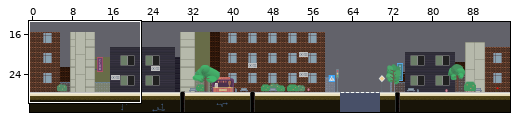
Two states of a Tiled map (JSON), assets/tilemaps/level_1.json. The picture above shows the old version from afar; the outline marks the close-up.
Close-up. Old version:
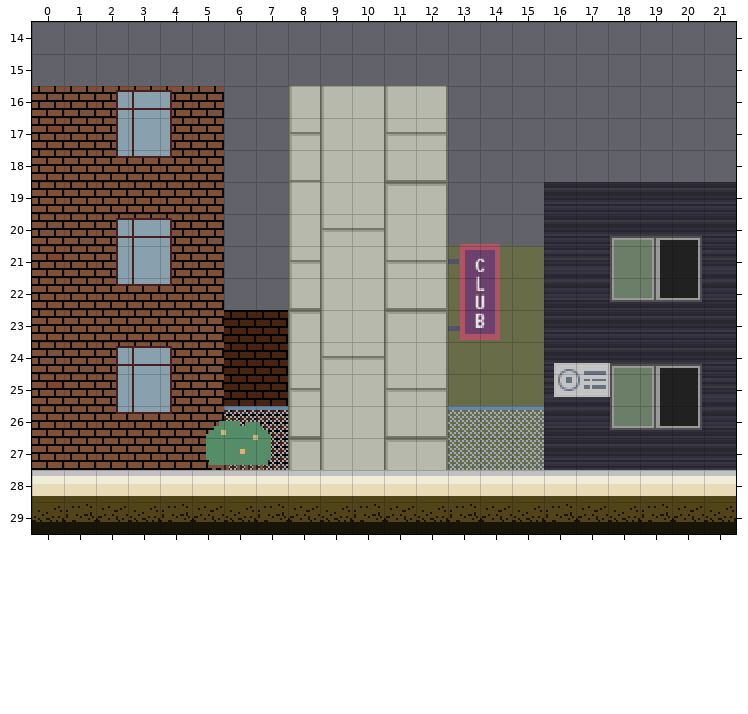
Cells are 16x16 px. Shown: x 0..21, y 14..29. The commit also changed other parts of the map, which this record leaves out.
After:
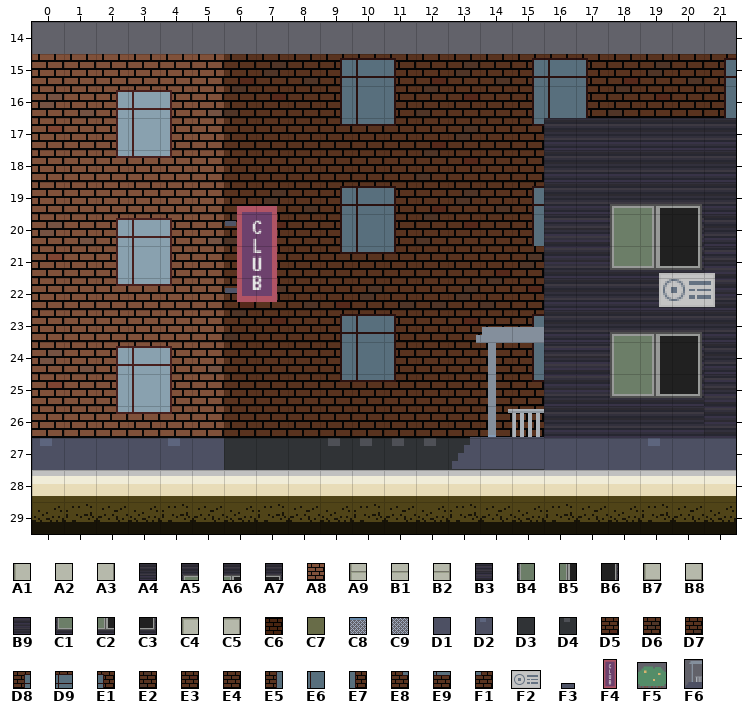
Key: from "bg": A1 7, A2 8, A3 9, A4 11, A5 13, A6 14, A7 15, A8 18, A9 23, B1 24, B2 25, B3 27, B4 29, B5 30, B6 31, B7 39, B8 41, B9 43, C1 45, C2 46, C3 47, C4 55, C5 57, C6 80, C7 82, C8 87, C9 103, D1 112, D2 114, D3 144, D4 146, D5 192, D6 193, D7 194, D8 195, D9 196, E1 197, E2 208, E3 209, E4 210, E5 211, E6 212, E7 213, E8 227, E9 228, F1 229; from "city_objects": F2 0 "air_conditioning", F3 2 "bilboard_hand", F4 7 "billboard_5", F5 8 "bush_1", F6 11 "entrance_2".
__ is an empty cell, ## one hidden under a higher layer.
Objects are placed by their top-left corner, in cells (3,4 is the top-left corner of cell 3,4); size is 1x1 cell unless given.
Tiles replaced or removed in this view: A1, A2, A3, A4, A9, B1, B2, B3, B7, B8, B9, C4, C5, C6, C7, C8, C9.
Edits made:
Changed rows in their new state; .. is an unchanged cell.
Layer "Background2":
first column x 0:
15 A8 A8 A8 A8 A8 A8 D5 D6 D7 D8 D9 E1 D5 D6 D7 D8 D9 E1 D5 D6 D7 D8
16 .. .. .. .. .. .. E2 E3 E4 E5 E6 E7 E2 E3 E4 E5 E6 E7 E2 E3 E4 E5
17 .. .. .. .. .. .. E4 E4 E4 E8 E9 F1 D5 D6 E4 E8 .. .. .. .. .. ..
18 .. .. .. .. .. .. E4 E4 E4 E4 E4 E4 E2 E3 E4 E4 .. .. .. .. .. ..
19 .. .. .. .. .. .. D5 D6 D7 D8 D9 E1 D5 D6 D7 D8 .. .. .. .. .. ..
20 .. .. .. .. .. .. E2 E3 E4 E5 E6 E7 E2 E3 E4 E5 ## ## .. .. .. ..
21 .. .. .. .. .. .. E4 E4 E4 E8 E9 F1 E4 E4 D5 D6 ## ## .. .. .. ..
22 .. .. .. .. .. .. D5 D6 D7 D5 D6 D7 D7 D6 E2 E3 ## ## .. .. .. ..
23 .. .. .. .. .. .. E2 E3 E4 D8 D9 E1 E4 E3 D7 D8 .. .. .. .. .. ..
24 .. .. .. .. .. .. E4 E4 E4 E5 E6 E7 E4 E4 E4 E5 ## ## .. .. .. ..
25 .. .. .. .. .. .. E4 E4 E4 E8 E9 F1 E4 E4 E4 E8 ## ## .. .. .. ..
26 .. .. .. .. .. .. E4 E4 E4 E4 E4 E4 E4 E4 E4 E4 .. .. .. .. .. ..
27 .. .. .. .. .. .. D3 D3 D3 D4 D4 D4 D4 D3 D4 D3 .. .. .. .. .. ..
Layer "Background1":
first column x 0:
17 .. .. .. .. .. .. .. .. .. .. .. .. .. .. .. .. A4 A4 A4 A4 A4 A4
18 .. .. .. .. .. .. .. .. .. .. .. .. .. .. .. .. A4 A4 A4 A4 A4 A4
19 .. .. .. .. .. .. .. .. .. .. .. .. .. .. .. .. .. .. A5 A6 A7 ..
20 .. .. .. .. .. .. .. .. .. .. .. .. .. .. .. .. B3 B3 B4 B5 B6 ..
21 .. .. .. .. .. .. .. .. .. .. .. .. .. .. .. .. B9 B9 C1 C2 C3 ..
22 .. .. .. .. .. .. .. .. .. .. .. .. .. .. .. .. A4 A4 A4 A4 A4 ..
23 .. .. .. .. .. .. .. .. .. .. .. .. .. .. .. .. .. .. A5 A6 A7 ..
24 .. .. .. .. .. .. .. .. .. .. .. .. .. .. .. .. B3 B3 B4 B5 B6 ..
25 .. .. .. .. .. .. .. .. .. .. .. .. .. .. .. .. B9 B9 C1 C2 C3 ..
26 .. .. .. .. .. .. __ __ .. .. .. .. .. __ __ __ A4 A4 A4 A4 A4 ..
27 D2 D1 D1 D1 D2 D1 __ __ .. .. .. .. .. __ __ __ D1 D1 D1 D2 D1 D1
Layer "CityObjects":
changed: F3 "bilboard_hand" at 13,21.4 size 0.4x0.2 -> F3 "bilboard_hand" at 6,20.2 size 0.4x0.2
changed: F3 "bilboard_hand" at 13,23.5 size 0.4x0.2 -> F3 "bilboard_hand" at 6,22.3 size 0.4x0.2
changed: F4 "billboard_5" at 13.4,21 size 1.2x3 -> F4 "billboard_5" at 6.4,19.8 size 1.2x3
changed: F2 "air_conditioning" at 16.3,24.7 size 1.8x1.1 -> F2 "air_conditioning" at 19.6,21.9 size 1.8x1.1
added: F6 "entrance_2" at 13.1,23.3 size 2.9x4.6
removed: F5 "bush_1" at 5.5,26.2 size 2x1.8
Pixel boxes of the changes (left, top, right, bottom) in both close-ups:
changed: (32, 54, 736, 470)
